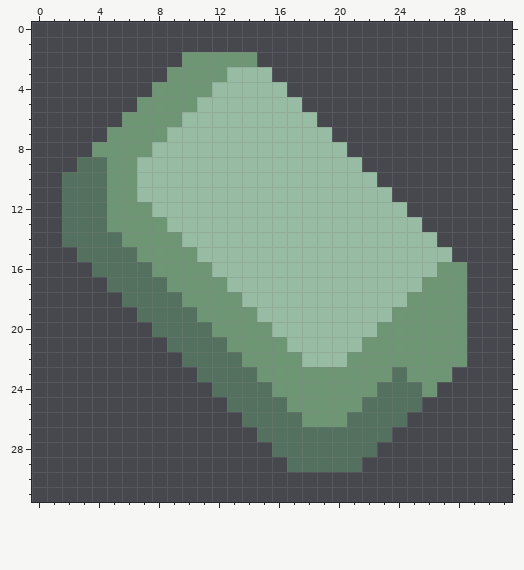
Pixel-art sprite -- sprites/items/nickel.png. This is how it looked before the edit.
The file is 32x32 pixels.
Now the later version:
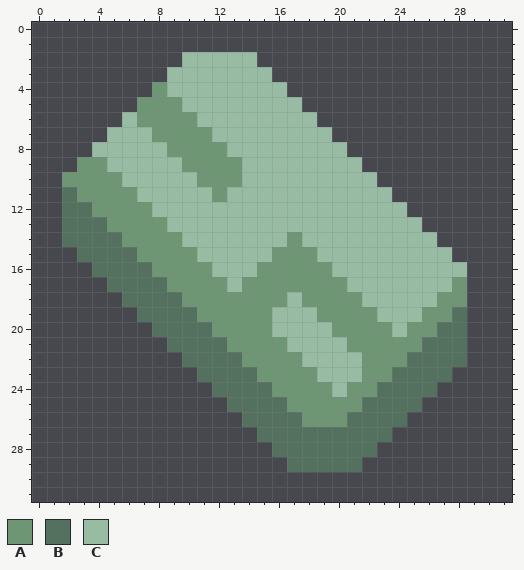
Palette (. is transparent): A #6e9675  B #53715e  C #98bca3
Diff:
Colour A replaces colour B in row 9 at x 3 to 4; in row 10 at x 2 to 4; in row 11 at x 3 to 4; in row 12 at x 4.
Colour A replaces colour C in row 6 at x 10; in row 7 at x 9 to 11; in row 8 at x 9 to 12; in row 9 at x 10 to 13; in row 10 at x 11 to 13; in row 11 at x 12.
Colour A replaces colour C in row 14 at x 17; in row 15 at x 16 to 18; in row 16 at x 15 to 19; in row 17 at x 14 to 20; in row 18 at x 14 to 16 and 18 to 21; in row 19 at x 15 and 19 to 22.
Colour A replaces colour C in row 20 at x 20 to 22; in row 21 at x 21.
Colour B replaces colour A in row 19 at x 28; in row 20 at x 27 to 28; in row 21 at x 26 to 28; in row 22 at x 25 to 28; in row 23 at x 25 to 27; in row 24 at x 26.
Colour C replaces colour A in row 2 at x 10 to 14; in row 3 at x 9 to 12; in row 4 at x 9 to 11; in row 5 at x 10; in row 6 at x 6; in row 7 at x 5 to 7.
Colour C replaces colour A in row 8 at x 4 to 7; in row 9 at x 5 to 6; in row 10 at x 6; in row 16 at x 27 to 28; in row 17 at x 26 to 27; in row 18 at x 25 to 26.
Colour C replaces colour A in row 19 at x 24 to 25; in row 20 at x 24; in row 22 at x 21; in row 23 at x 19 to 21; in row 24 at x 20.
Boxes around the changes in both pictures, in picture pixels (x1, y1, x2, y2):
changed: (62, 52, 467, 397)
